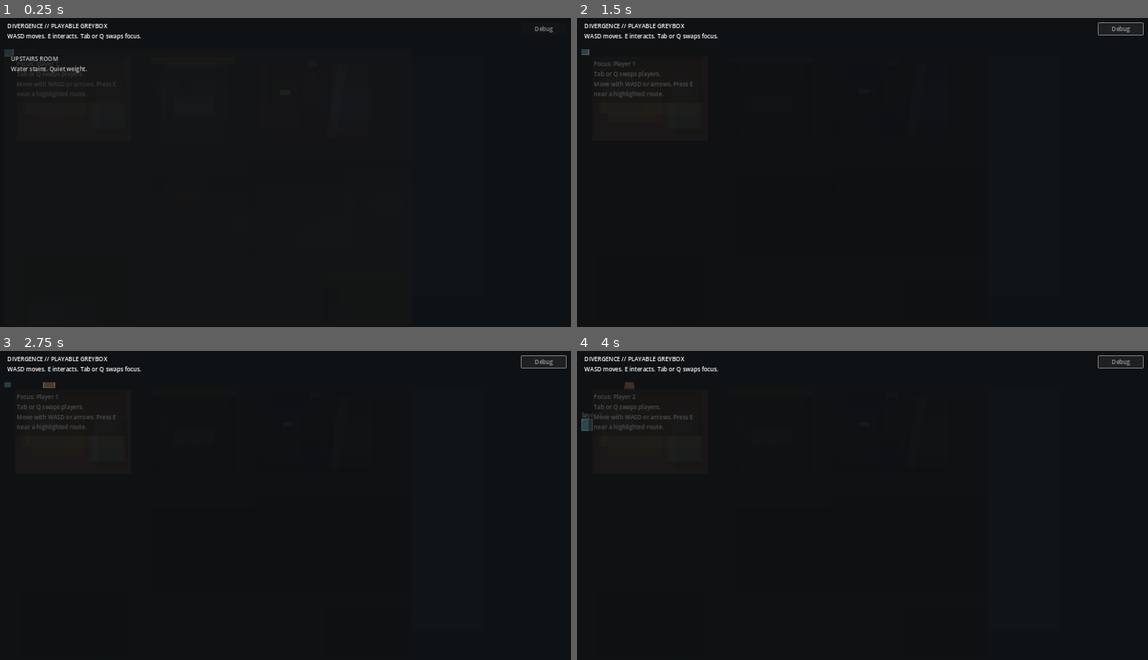
Above: before the commit, frames 1-4 (two rows, left to right).
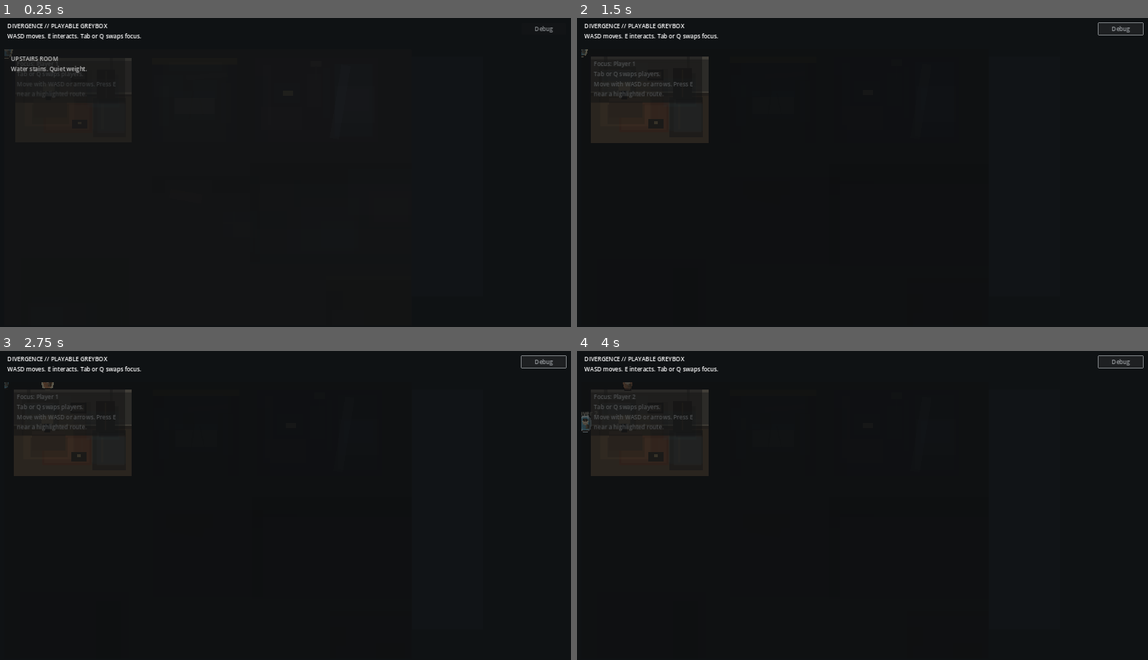
Above: after the commit, the same moments.

Repository: gazman187/DivergenceMVP
Game: Godot game, scene res://scenes/main/Main.tscn
Two runs of this game, one before a commit and one after it. Both use one fixed random seed, a clock stepped at 60 frames per second and the inputs below.
Inputs:
- Up to frame 1 (0.25 s): no input
- Up to frame 2 (1.5 s): click "Debug" at 0.5 s; click "Hide Debug" at 1.25 s
- Up to frame 3 (2.75 s): tap E at 2 s; hold D from 2.03 s (still down); tap Tab at 2.1 s
- Up to frame 4 (4 s): tap E at 2.75, 3.5, 3.6 s; release D at 2.78 s; hold S 2.78-3.53 s; tap Q at 2.85 s; hold D from 3.53 s (still down)

The runs differ from the first frame. In frame 1, less than 0.1% of the frame differs, in the area x 0-24%, y 10-25%; in frame 2, 0.4%; in frame 3, 0.4%; in frame 4, 0.5%, in the area x 0-24%, y 10-41%.
Error in both runs: Invalid access to property or key 'pressed' on a base object of type 'null instance'. (res://scripts/main/MainController.gd:168)

Commit message:
Build final-style prototype room pass

Diff:
--- a/scenes/locations/UpstairsRoom.tscn
+++ b/scenes/locations/UpstairsRoom.tscn
@@ -12,80 +12,270 @@
 size = Vector2(12, 220)
 
 [sub_resource type="RectangleShape2D" id="3"]
+size = Vector2(88, 70)
+
+[sub_resource type="RectangleShape2D" id="4"]
 size = Vector2(84, 64)
 
-[sub_resource type="RectangleShape2D" id="4"]
-size = Vector2(78, 58)
-
 [sub_resource type="RectangleShape2D" id="5"]
-size = Vector2(70, 60)
+size = Vector2(82, 72)
 
 [node name="UpstairsRoom" type="Node2D"]
 script = ExtResource("1")
 location_id = "UpstairsRoom"
-camera_zoom = 1.18
-post_collapse_camera_zoom = 1.12
+camera_zoom = 1.2
+post_collapse_camera_zoom = 1.14
 
 [node name="RoomFill" type="ColorRect" parent="."]
 offset_right = 300.0
 offset_bottom = 220.0
-color = Color(0.19, 0.16, 0.14, 1)
-
-[node name="PreCollapseWaterBloom" type="ColorRect" parent="."]
-offset_left = 150.0
-offset_top = 18.0
-offset_right = 278.0
-offset_bottom = 76.0
-color = Color(0.32, 0.26, 0.18, 0.16)
-
-[node name="WarmGlow" type="ColorRect" parent="."]
+color = Color(0.31, 0.29, 0.27, 1)
+
+[node name="UpperWall" type="ColorRect" parent="."]
+offset_right = 300.0
+offset_bottom = 94.0
+color = Color(0.42, 0.39, 0.35, 1)
+
+[node name="WallPaperBand" type="ColorRect" parent="."]
 offset_left = 18.0
 offset_top = 18.0
 offset_right = 282.0
-offset_bottom = 150.0
-color = Color(0.56, 0.38, 0.2, 0.12)
-
-[node name="PreCollapseHallDraft" type="ColorRect" parent="."]
-offset_left = 188.0
-offset_top = 118.0
+offset_bottom = 82.0
+color = Color(0.53, 0.48, 0.42, 0.2)
+
+[node name="CrownTrim" type="ColorRect" parent="."]
+offset_right = 300.0
+offset_bottom = 8.0
+color = Color(0.76, 0.71, 0.62, 0.75)
+
+[node name="MidWallRail" type="ColorRect" parent="."]
+offset_top = 90.0
+offset_right = 300.0
+offset_bottom = 96.0
+color = Color(0.74, 0.68, 0.58, 0.65)
+
+[node name="FloorPlane" type="ColorRect" parent="."]
+offset_top = 94.0
+offset_right = 300.0
+offset_bottom = 220.0
+color = Color(0.38, 0.31, 0.24, 1)
+
+[node name="FloorboardsBand" type="ColorRect" parent="."]
+offset_top = 94.0
+offset_right = 300.0
+offset_bottom = 220.0
+color = Color(0.53, 0.39, 0.27, 0.08)
+
+[node name="Skirting" type="ColorRect" parent="."]
+offset_top = 94.0
+offset_right = 300.0
+offset_bottom = 100.0
+color = Color(0.26, 0.22, 0.19, 0.75)
+
+[node name="CeilingBeamLeft" type="ColorRect" parent="."]
+offset_left = 34.0
+offset_top = 0.0
+offset_right = 42.0
+offset_bottom = 94.0
+color = Color(0.24, 0.21, 0.18, 0.46)
+
+[node name="CeilingBeamRight" type="ColorRect" parent="."]
+offset_left = 244.0
+offset_top = 0.0
+offset_right = 252.0
+offset_bottom = 94.0
+color = Color(0.24, 0.21, 0.18, 0.46)
+
+[node name="BedroomDoorFrame" type="ColorRect" parent="."]
+offset_left = 20.0
+offset_top = 26.0
+offset_right = 114.0
+offset_bottom = 118.0
+color = Color(0.18, 0.16, 0.14, 0.42)
+
+[node name="BedroomDoorLight" type="ColorRect" parent="."]
+offset_left = 28.0
+offset_top = 34.0
+offset_right = 102.0
+offset_bottom = 102.0
+color = Color(0.83, 0.77, 0.66, 0.18)
+
+[node name="HallwayDoorFrame" type="ColorRect" parent="."]
+offset_left = 200.0
+offset_top = 104.0
+offset_right = 286.0
+offset_bottom = 206.0
+color = Color(0.1, 0.11, 0.12, 0.48)
+
+[node name="PreCollapseHallThreatLight" type="ColorRect" parent="."]
+offset_left = 212.0
+offset_top = 112.0
+offset_right = 282.0
+offset_bottom = 194.0
+color = Color(0.58, 0.62, 0.68, 0.14)
+
+[node name="PreCollapseLeakBloom" type="ColorRect" parent="."]
+offset_left = 146.0
+offset_top = 14.0
+offset_right = 284.0
+offset_bottom = 74.0
+color = Color(0.35, 0.3, 0.18, 0.16)
+
+[node name="PreCollapseLeakTrail" type="ColorRect" parent="."]
+offset_left = 182.0
+offset_top = 32.0
+offset_right = 196.0
+offset_bottom = 132.0
+color = Color(0.18, 0.16, 0.14, 0.22)
+
+[node name="PreCollapseWeakFloorLane" type="ColorRect" parent="."]
+offset_left = 156.0
+offset_top = 112.0
 offset_right = 286.0
 offset_bottom = 190.0
-color = Color(0.36, 0.34, 0.26, 0.16)
-
-[node name="PreCollapsePeelingStrip" type="ColorRect" parent="."]
-offset_left = 24.0
-offset_top = 30.0
-offset_right = 40.0
-offset_bottom = 146.0
-color = Color(0.68, 0.62, 0.48, 0.12)
-
-[node name="DoorShadow" type="ColorRect" parent="."]
-offset_left = 216.0
-offset_top = 84.0
-offset_right = 292.0
-offset_bottom = 204.0
-color = Color(0.02, 0.02, 0.03, 0.14)
-
-[node name="WarmSpill" type="ColorRect" parent="."]
+color = Color(0.22, 0.17, 0.13, 0.22)
+
+[node name="PreCollapseWeakFloorStripeA" type="ColorRect" parent="."]
+offset_left = 170.0
+offset_top = 118.0
+offset_right = 176.0
+offset_bottom = 186.0
+color = Color(0.62, 0.46, 0.3, 0.2)
+
+[node name="PreCollapseWeakFloorStripeB" type="ColorRect" parent="."]
+offset_left = 196.0
+offset_top = 118.0
+offset_right = 202.0
+offset_bottom = 186.0
+color = Color(0.62, 0.46, 0.3, 0.16)
+
+[node name="PreCollapseWeakFloorStripeC" type="ColorRect" parent="."]
+offset_left = 222.0
+offset_top = 118.0
+offset_right = 228.0
+offset_bottom = 186.0
+color = Color(0.62, 0.46, 0.3, 0.14)
+
+[node name="PostCollapseDustWash" type="ColorRect" parent="."]
+visible = false
+offset_left = 136.0
+offset_top = 94.0
+offset_right = 300.0
+offset_bottom = 220.0
+color = Color(0.62, 0.58, 0.52, 0.12)
+
+[node name="PostCollapseCutoffShade" type="ColorRect" parent="."]
+visible = false
+offset_left = 188.0
+offset_top = 102.0
+offset_right = 300.0
+offset_bottom = 220.0
+color = Color(0.05, 0.05, 0.06, 0.2)
+
+[node name="CenterRug" type="ColorRect" parent="."]
+offset_left = 72.0
+offset_top = 118.0
+offset_right = 198.0
+offset_bottom = 194.0
+color = Color(0.46, 0.27, 0.19, 0.88)
+
+[node name="RugBorder" type="ColorRect" parent="."]
+offset_left = 78.0
+offset_top = 124.0
+offset_right = 192.0
+offset_bottom = 188.0
+color = Color(0.82, 0.7, 0.5, 0.1)
+
+[node name="TableShadow" type="ColorRect" parent="."]
 offset_left = 42.0
-offset_top = 42.0
-offset_right = 182.0
+offset_top = 122.0
+offset_right = 138.0
 offset_bottom = 172.0
-color = Color(0.64, 0.46, 0.26, 0.1)
+color = Color(0.05, 0.04, 0.03, 0.24)
 
 [node name="TableBlock" type="ColorRect" parent="."]
-offset_left = 42.0
-offset_top = 102.0
+offset_left = 46.0
+offset_top = 106.0
 offset_right = 132.0
 offset_bottom = 156.0
-color = Color(0.25, 0.2, 0.18, 1)
+color = Color(0.28, 0.22, 0.18, 1)
+
+[node name="TableTopBand" type="ColorRect" parent="."]
+offset_left = 46.0
+offset_top = 106.0
+offset_right = 132.0
+offset_bottom = 116.0
+color = Color(0.4, 0.32, 0.26, 1)
+
+[node name="LampGlow" type="ColorRect" parent="."]
+offset_left = 24.0
+offset_top = 64.0
+offset_right = 152.0
+offset_bottom = 178.0
+color = Color(0.9, 0.72, 0.44, 0.14)
+
+[node name="LampBase" type="ColorRect" parent="."]
+offset_left = 78.0
+offset_top = 84.0
+offset_right = 92.0
+offset_bottom = 110.0
+color = Color(0.2, 0.17, 0.15, 1)
+
+[node name="LampShade" type="ColorRect" parent="."]
+offset_left = 70.0
+offset_top = 68.0
+offset_right = 100.0
+offset_bottom = 88.0
+color = Color(0.78, 0.68, 0.5, 0.88)
+
+[node name="WardrobeShadow" type="ColorRect" parent="."]
+offset_left = 216.0
+offset_top = 44.0
+offset_right = 266.0
+offset_bottom = 122.0
+color = Color(0.03, 0.03, 0.03, 0.22)
 
 [node name="WardrobeBlock" type="ColorRect" parent="."]
-offset_left = 214.0
+offset_left = 210.0
+offset_top = 30.0
+offset_right = 258.0
+offset_bottom = 108.0
+color = Color(0.23, 0.19, 0.16, 1)
+
+[node name="WardrobeDoorSplit" type="ColorRect" parent="."]
+offset_left = 232.0
 offset_top = 34.0
-offset_right = 260.0
-offset_bottom = 110.0
-color = Color(0.26, 0.2, 0.16, 1)
+offset_right = 236.0
+offset_bottom = 104.0
+color = Color(0.41, 0.33, 0.26, 0.7)
+
+[node name="PictureFrame" type="ColorRect" parent="."]
+offset_left = 144.0
+offset_top = 34.0
+offset_right = 186.0
+offset_bottom = 62.0
+color = Color(0.2, 0.17, 0.15, 0.9)
+
+[node name="PictureInset" type="ColorRect" parent="."]
+offset_left = 150.0
+offset_top = 40.0
+offset_right = 180.0
+offset_bottom = 56.0
+color = Color(0.58, 0.52, 0.44, 0.35)
+
+[node name="TravelCase" type="ColorRect" parent="."]
+offset_left = 146.0
+offset_top = 160.0
+offset_right = 186.0
+offset_bottom = 184.0
+color = Color(0.2, 0.18, 0.16, 0.96)
+
+[node name="TravelCaseLatch" type="ColorRect" parent="."]
+offset_left = 162.0
+offset_top = 166.0
+offset_right = 170.0
+offset_bottom = 172.0
+color = Color(0.72, 0.62, 0.44, 0.7)
 
 [node name="Title" type="Label" parent="."]
 offset_left = 18.0
@@ -103,16 +293,16 @@
 text = "A stale upstairs room leaning toward a hallway that already sounds too tired to trust."
 
 [node name="Player1Spawn" type="Marker2D" parent="."]
-position = Vector2(92, 178)
+position = Vector2(102, 176)
 
 [node name="Player2Spawn" type="Marker2D" parent="."]
-position = Vector2(132, 178)
+position = Vector2(142, 176)
 
 [node name="CameraFocus" type="Marker2D" parent="."]
-position = Vector2(206, 120)
+position = Vector2(158, 118)
 
 [node name="PostCollapseCameraFocus" type="Marker2D" parent="."]
-position = Vector2(218, 108)
+position = Vector2(176, 118)
 
 [node name="Walls" type="StaticBody2D" parent="."]
 collision_layer = 1
@@ -158,15 +348,15 @@
 interactable_path = NodePath("../HallwayDoorInteractable")
 
 [node name="CollisionShape2D" type="CollisionShape2D" parent="HallwayDoorZone"]
-position = Vector2(240, 154)
+position = Vector2(242, 156)
 shape = SubResource("3")
 
 [node name="Highlight" type="ColorRect" parent="HallwayDoorZone"]
 offset_left = 198.0
-offset_top = 122.0
-offset_right = 282.0
-offset_bottom = 186.0
-color = Color(0.32, 0.52, 0.64, 0.16)
+offset_top = 120.0
+offset_right = 286.0
+offset_bottom = 190.0
+color = Color(0.36, 0.6, 0.72, 0.18)
 
 [node name="BedroomDoorZone" type="Area2D" parent="."]
 script = ExtResource("3")
@@ -177,15 +367,15 @@
 interactable_path = NodePath("../BedroomDoorInteractable")
 
 [node name="CollisionShape2D" type="CollisionShape2D" parent="BedroomDoorZone"]
-position = Vector2(74, 74)
+position = Vector2(72, 72)
 shape = SubResource("4")
 
 [node name="Highlight" type="ColorRect" parent="BedroomDoorZone"]
-offset_left = 34.0
-offset_top = 46.0
+offset_left = 28.0
+offset_top = 36.0
 offset_right = 112.0
-offset_bottom = 104.0
-color = Color(0.32, 0.52, 0.64, 0.16)
+offset_bottom = 100.0
+color = Color(0.34, 0.58, 0.7, 0.16)
 
 [node name="EdgeInspectZone" type="Area2D" parent="."]
 script = ExtResource("3")
@@ -197,12 +387,12 @@
 interactable_path = NodePath("../EdgeInspectInteractable")
 
 [node name="CollisionShape2D" type="CollisionShape2D" parent="EdgeInspectZone"]
-position = Vector2(238, 90)
+position = Vector2(226, 92)
 shape = SubResource("5")
 
 [node name="Highlight" type="ColorRect" parent="EdgeInspectZone"]
-offset_left = 204.0
-offset_top = 60.0
-offset_right = 274.0
-offset_bottom = 120.0
-color = Color(0.52, 0.44, 0.3, 0.14)
+offset_left = 186.0
+offset_top = 56.0
+offset_right = 268.0
+offset_bottom = 128.0
+color = Color(0.66, 0.5, 0.34, 0.14)
--- a/scenes/players/PlayerPawn.tscn
+++ b/scenes/players/PlayerPawn.tscn
@@ -16,20 +16,60 @@
 [node name="CollisionShape2D" type="CollisionShape2D" parent="."]
 shape = SubResource("1")
 
+[node name="Shadow" type="Polygon2D" parent="."]
+position = Vector2(0, 12)
+polygon = PackedVector2Array(-14, -5, -8, -8, 0, -9, 8, -8, 14, -5, 12, 2, 4, 5, -4, 5, -12, 2)
+color = Color(0.02, 0.03, 0.04, 0.26)
+
 [node name="Outline" type="Polygon2D" parent="."]
 visible = false
-polygon = PackedVector2Array(-16, -16, 16, -16, 16, 16, -16, 16)
+polygon = PackedVector2Array(-15, -16, -7, -23, 6, -23, 14, -16, 17, -2, 13, 14, 5, 20, -5, 20, -13, 14, -17, -2)
 color = Color(0.94, 0.9, 0.78, 1)
 
 [node name="Body" type="Polygon2D" parent="."]
-polygon = PackedVector2Array(-11, -14, 11, -14, 13, 14, -13, 14)
+polygon = PackedVector2Array(-11, -12, -6, -18, 5, -18, 10, -12, 12, -1, 9, 12, 3, 16, -3, 16, -9, 12, -12, -1)
 color = Color(0.82, 0.54, 0.36, 1)
 
+[node name="Head" type="Polygon2D" parent="Body"]
+position = Vector2(0, -6)
+polygon = PackedVector2Array(-5, -8, 5, -8, 8, -2, 6, 5, 0, 8, -6, 5, -8, -2)
+color = Color(0.97, 0.88, 0.74, 0.96)
+
+[node name="Hair" type="Polygon2D" parent="Body"]
+position = Vector2(0, -12)
+polygon = PackedVector2Array(-5, -3, 5, -3, 7, 2, 3, 5, -2, 5, -7, 1)
+color = Color(0.21, 0.15, 0.12, 0.9)
+
+[node name="ChestInset" type="Polygon2D" parent="Body"]
+position = Vector2(0, 2)
+polygon = PackedVector2Array(-6, -6, 6, -6, 8, 4, 4, 9, -4, 9, -8, 4)
+color = Color(0.16, 0.14, 0.14, 0.16)
+
+[node name="ShoulderSatchel" type="Polygon2D" parent="Body"]
+position = Vector2(5, 4)
+polygon = PackedVector2Array(-2, -5, 4, -5, 6, 3, 3, 7, -3, 7, -5, 1)
+color = Color(0.35, 0.26, 0.18, 0.86)
+
+[node name="SatchelStrap" type="Polygon2D" parent="Body"]
+position = Vector2(0, 0)
+polygon = PackedVector2Array(-2, -14, 1, -14, 6, 14, 3, 14)
+color = Color(0.86, 0.78, 0.63, 0.36)
+
+[node name="FootLeft" type="Polygon2D" parent="Body"]
+position = Vector2(-4, 15)
+polygon = PackedVector2Array(-4, -1, 4, -1, 5, 3, -5, 3)
+color = Color(0.18, 0.13, 0.11, 0.9)
+
+[node name="FootRight" type="Polygon2D" parent="Body"]
+position = Vector2(4, 15)
+polygon = PackedVector2Array(-4, -1, 4, -1, 5, 3, -5, 3)
+color = Color(0.18, 0.13, 0.11, 0.9)
+
 [node name="NameLabel" type="Label" parent="."]
-offset_left = -24.0
-offset_top = -36.0
-offset_right = 28.0
-offset_bottom = -10.0
+offset_left = -34.0
+offset_top = -40.0
+offset_right = 34.0
+offset_bottom = -14.0
 horizontal_alignment = 1
 text = "P1"
 
